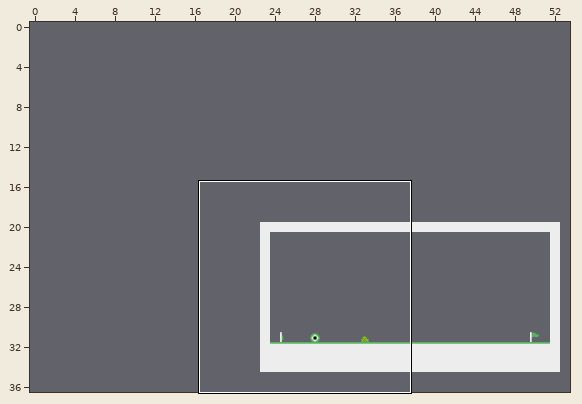
Tiled map (JSON): cricket/assets/maps/level4.json. Above: a wide view before the commit, with the close-up outlined.
Close-up. Before the edit:
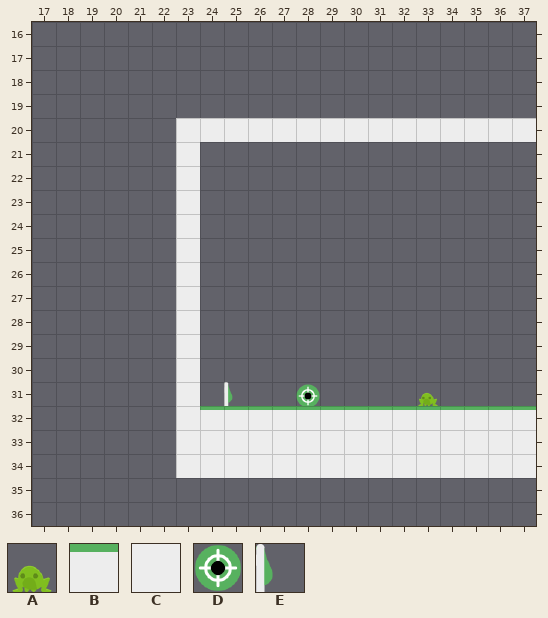
Cells are 64x64 px. Shown: x 17..37, y 16..36. The commit also changed other parts of the map, which this record leaves out. The old version is drawn lined up with the new one.
Key: from "enemyTileset": A 0; from "tileset": B 1, C 2, D 8, E 15.
_ is an empty cell.
Objects are placed by their top-left corner, in cells (3,4 is the top-left corner of cell 3,4); size is 1x1 cell unless given.
Layers that did not change in this view are not listed.
Layer "Tile Layer 1" before, first column x 17:
16 _____________________
17 _____________________
18 _____________________
19 _____________________
20 ______CCCCCCCCCCCCCCC
21 ______C______________
22 ______C______________
23 ______C______________
24 ______C______________
25 ______C______________
26 ______C______________
27 ______C______________
28 ______C______________
29 ______C______________
30 ______C______________
31 ______C______________
32 ______CBBBBBBBBBBBBBB
33 ______CCCCCCCCCCCCCCC
34 ______CCCCCCCCCCCCCCC
35 _____________________
36 _____________________
Objects on layer "spawn" before:
E "spawn" at 25,31
Objects on layer "supers" before:
D "shoot" at 28,31.1
Objects on layer "enemies" before:
A "frog" at 33,31
Once edited:
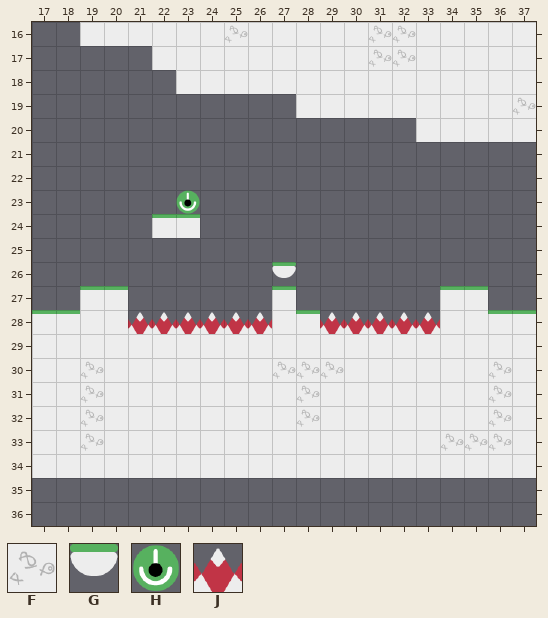
Further tiles: from "tileset": F 3, G 4, H 7, J 10.
The exact change:
map size 30x15 -> 54x35 cells (old content now starts at 23,20; both pictures use the new coordinates)
Layer "Tile Layer 1":
y 16: x 19..37 ___________________ -> CCCCCCFCCCCCFFCCCCC
y 17: x 22..37 ________________ -> CCCCCCCCCFFCCCCC
y 18: x 23..37 _______________ -> CCCCCCCCCCCCCCC
y 19: x 28..37 __________ -> CCCCCCCCCF
y 20: x 23..32 CCCCCCCCCC -> __________
y 21..23: x 23 C -> _
y 24: x 22..23 _C -> BB
y 25..26: x 23 C -> _
y 27: x 19..20 __ -> BB; x 23 C -> _; x 27 _ -> B; x 34..35 __ -> BB
y 28: x 17..20 ____ -> BBCC; x 23 C -> _; x 27..28 __ -> CB; x 34..37 ____ -> CCBB
y 29: x 17..22 ______ -> CCCCCC; x 24..37 ______________ -> CCCCCCCCCCCCCC
y 30: x 17..22 ______ -> CCFCCC; x 24..37 ______________ -> CCCFFFCCCCCCFC
y 31: x 17..22 ______ -> CCFCCC; x 24..37 ______________ -> CCCCFCCCCCCCFC
y 32: x 17..22 ______ -> CCFCCC; x 24..37 BBBBBBBBBBBBBB -> CCCCFCCCCCCCFC
y 33: x 17..22 ______ -> CCFCCC; x 34..36 CCC -> FFF
y 34: x 17..22 ______ -> CCCCCC
Layer "spawn":
removed: E "spawn" at 25,31
Layer "lethalBlocks" (added):
added: J "water" at 21,28
added: J "water" at 22,28
added: J "water" at 23,28
added: J "water" at 24,28
added: J "water" at 25,28
added: J "water" at 26,28
added: J "water" at 29,28
added: J "water" at 30,28
added: J "water" at 31,28
added: J "water" at 32,28
added: J "water" at 33,28
Layer "supers":
added: H "stomp" at 23,23
removed: D "shoot" at 28,31.1
Layer "breakable" (added):
added: G "breakable" at 27,26
Layer "enemies":
removed: A "frog" at 33,31
Where, in picture pixels (left, top, right, bottom), the same in both close-ups:
changed: (32, 22, 536, 478)
